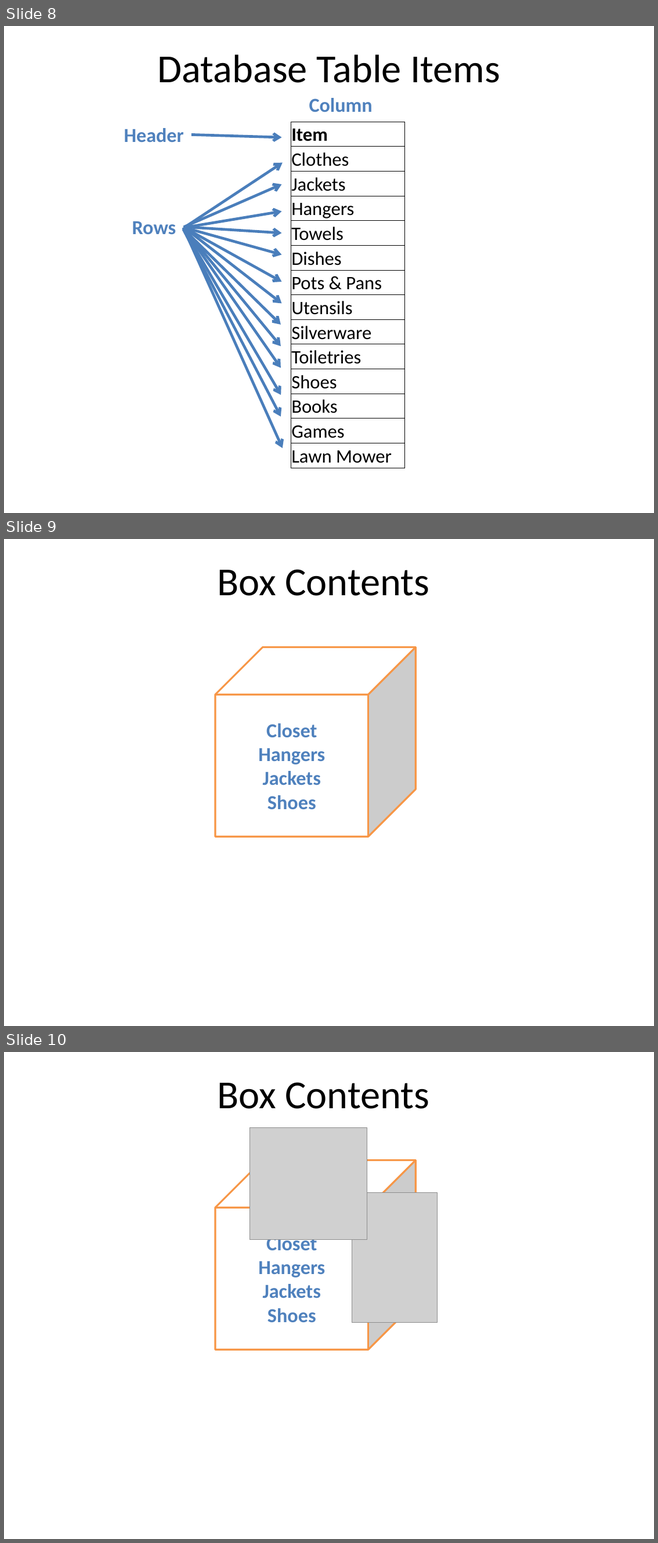
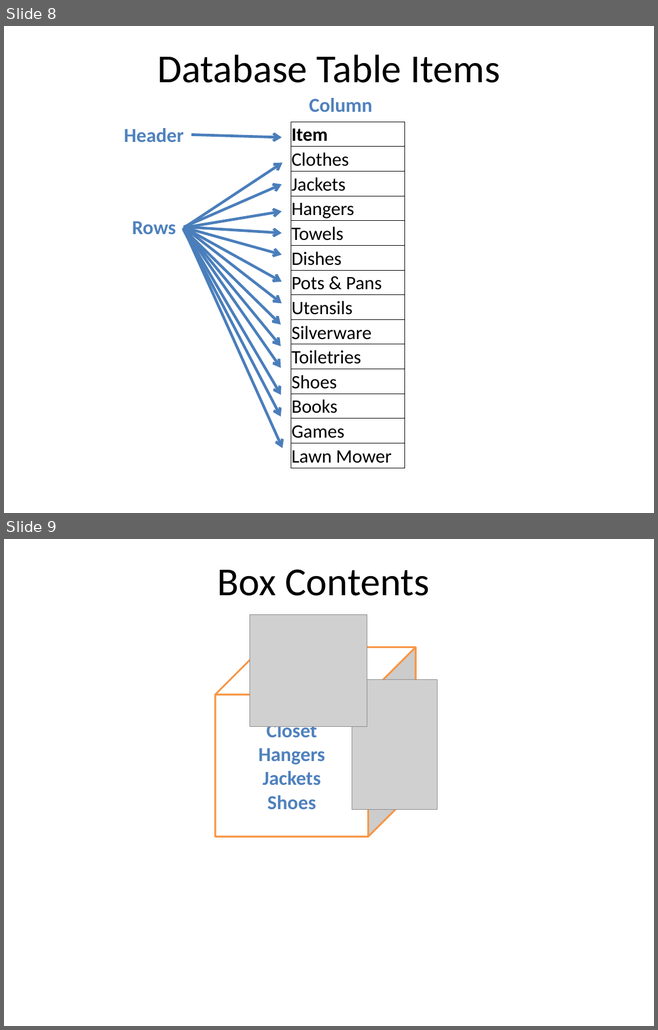
Before and after one commit to dykebert/GDI_Database_Training, a slide deck: Introduction to Databases and SQL.pptx. Shown one above the other, each under a label of ours: slides 8, 9 and 10 before the commit, slides 8 and 9 after it. The pictures are 658x1543 and 658x1030 pixels, drawn with LibreOffice and Linux fonts; fonts in the diff are those of the drawing; grey boxes stand for pictures. Boxes give left, top, right and bottom in pixels: in the first picture for what was removed or moved away, otherwise in the second. Text is boxed around its words. In the diff, an @@ line names an element or a change of style, - is before the commit and + after.

```diff
--- a/Introduction to Databases and SQL.pptx
+++ b/Introduction to Databases and SQL.pptx
@@ slide 9 removed at [4,539,654,1026], background #FFFFFF @@
@@ title removed at [217,569,429,596] @@
-Box Contents
@@ cube removed at [215,647,415,837] @@
-Closet
-Hangers
-Jackets
-Shoes
@@ what was slide 10 is now slide 9 @@
```
Also in this commit, not shown: 10 slides changed, 4 slides added.
